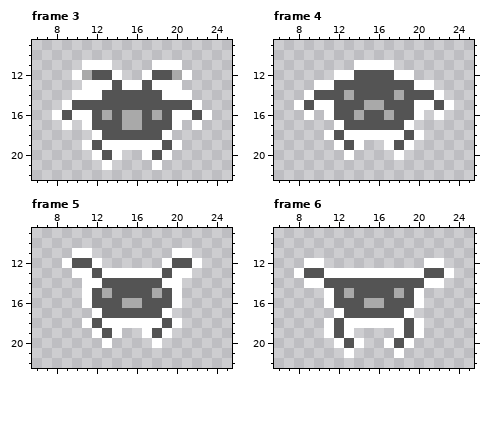
Pixel-art file: assets/entities/enemies.aseprite. This is how it looked before the edit.
32x32 pixels, 6 frames. Shown: frame 3: x 6..25, y 9..22; frame 4: x 6..25, y 9..22; frame 5: x 6..25, y 9..22; frame 6: x 6..25, y 9..22.
After the commit:
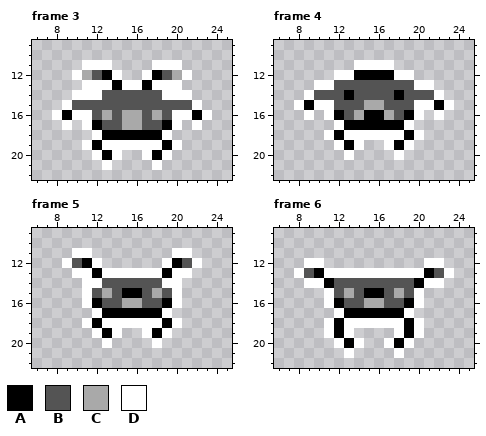
Palette (. is transparent): A #000000  B #545454  C #a9a9a9  D #ffffff
What changed:
Changed rows in their new state; - is an unchanged pixel.
Frame 3:
first column x 9:
12 ----A----A----
13 -----A--A-----
16 A------------A
17 ---A------A---
18 ----AAAAAA----
19 ---A------A---
20 ----A----A----
Frame 4:
first column x 9:
12 -----AAAA-----
14 ----A----A----
15 A------------A
16 ---A--AA--A---
17 ----AAAAAA----
18 ---A------A---
19 ----A----A----
Frame 5:
first column x 11:
12 A--------A
13 -A------A-
15 ----AA----
16 -A------A-
17 --AAAAAA--
18 -A------A-
19 --A----A--
Frame 6:
first column x 10:
13 A----------A
14 -A--------A-
15 -----AA-----
16 --A------A--
17 ---AAAAAA---
18 --A------A--
19 --A------A--
20 ---A----A---
Changed places in both pictures, as pixel boxes (x1, y1, x2, y2):
changed: (62, 70, 202, 160)
changed: (304, 70, 444, 150)
changed: (82, 258, 182, 338)
changed: (314, 268, 434, 348)
